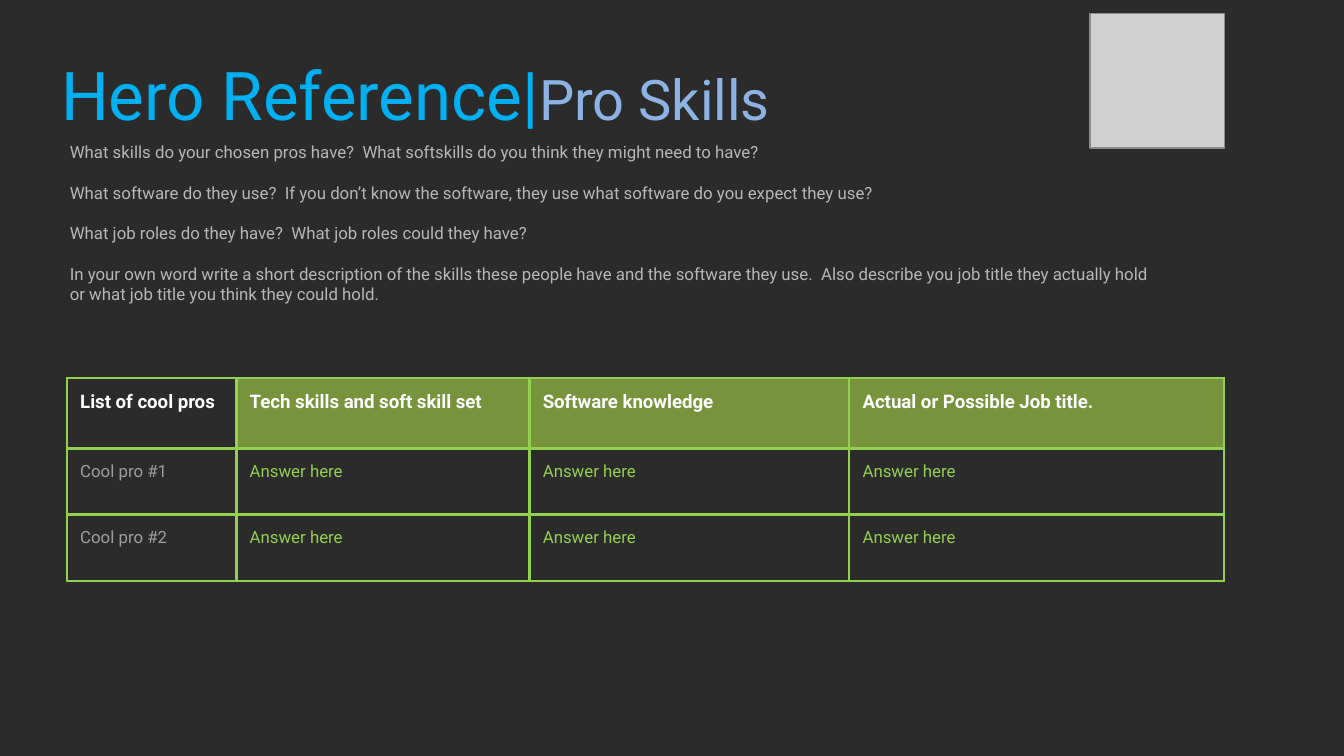
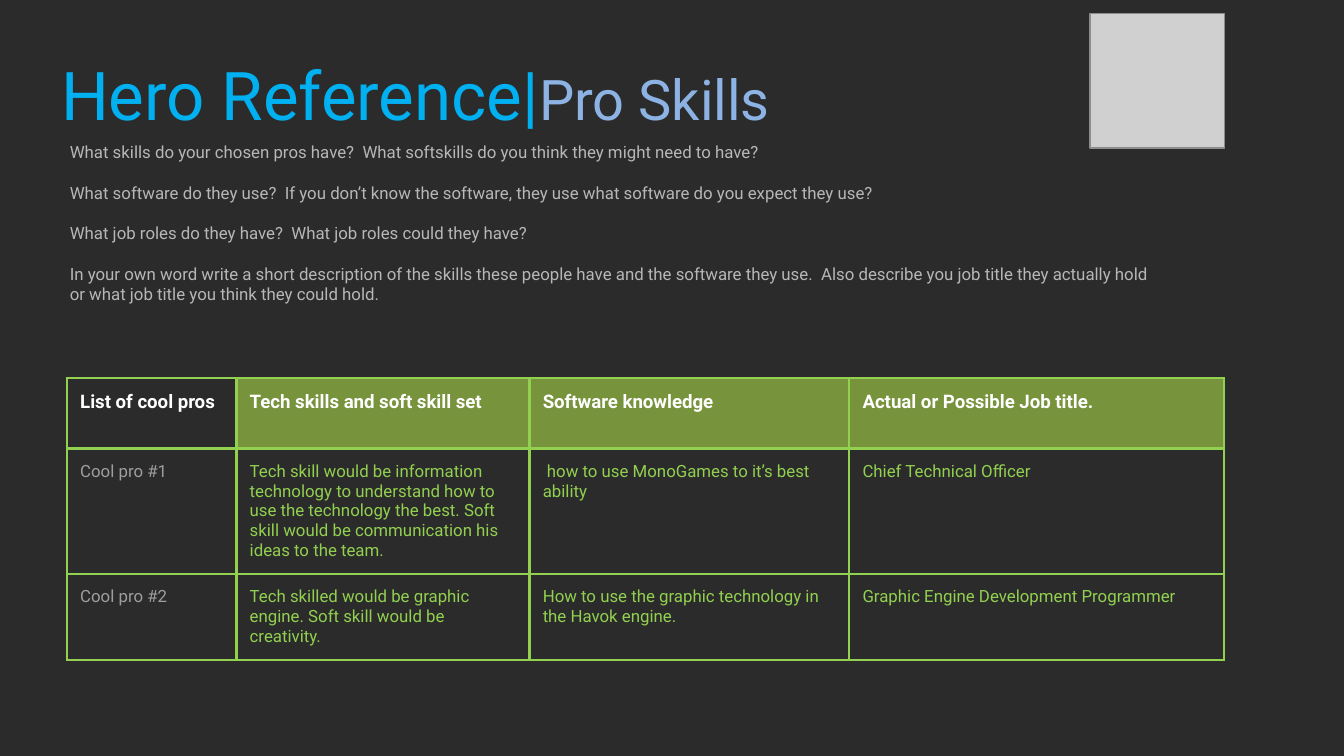
Before and after one commit to Ryszarder/ProfessionalStudies, a slide deck: slide 13 of 2021_Professional_Studies_1_BlakePeck.pptx. Drawn at 1344x756 pixels with LibreOffice and Linux fonts; fonts in the diff are those of the drawing; grey boxes stand for pictures; background and template pictures are left out; a plain dark background stands for a picture behind light text. Boxes give left, top, right and bottom in pixels: in the first picture for what was removed or moved away, otherwise in the second. Text is boxed around its words. In the diff, an @@ line names an element or a change of style, - is before the commit and + after.

Commit message:
Pages 8 - 17

```diff
--- a/2021_Professional_Studies_1_BlakePeck.pptx
+++ b/2021_Professional_Studies_1_BlakePeck.pptx
@@ table at [67, 378, 1224, 664] @@
-row 2: Cool pro #1 | Answer here | Answer here | Answer here
+row 2: Cool pro #1 | Tech skill would be information technology to understand how to use the technology the best. Soft skill would be communication his ideas to the team. | how to use MonoGames to it’s best ability | Chief Technical Officer
-row 3: Cool pro #2 | Answer here | Answer here | Answer here
+row 3: Cool pro #2 | Tech skilled would be graphic engine. Soft skill would be creativity. | How to use the graphic technology in the Havok engine. | Graphic Engine Development Programmer
```
Also in this commit, not shown: 9 other slides changed.
